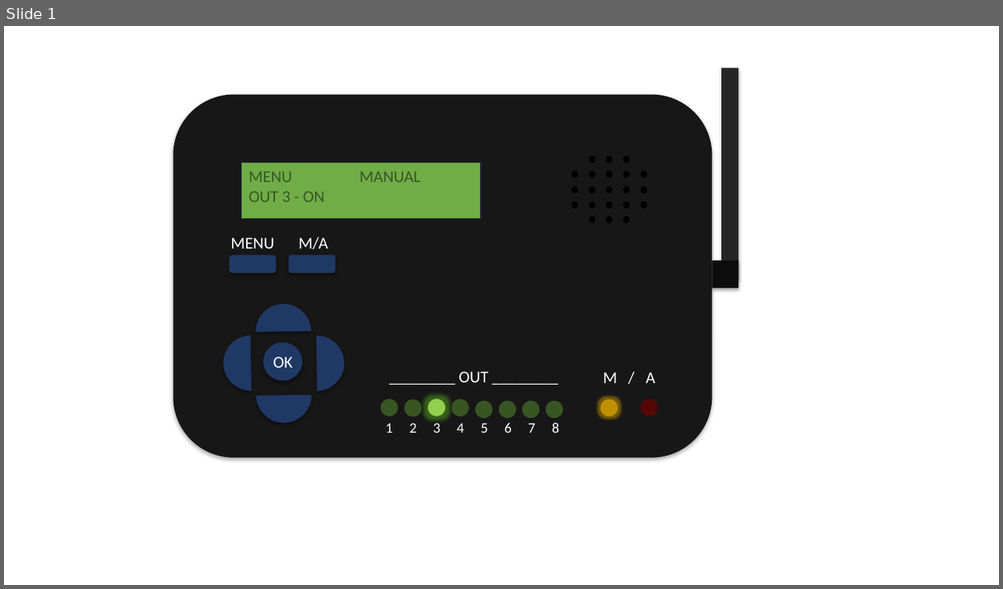
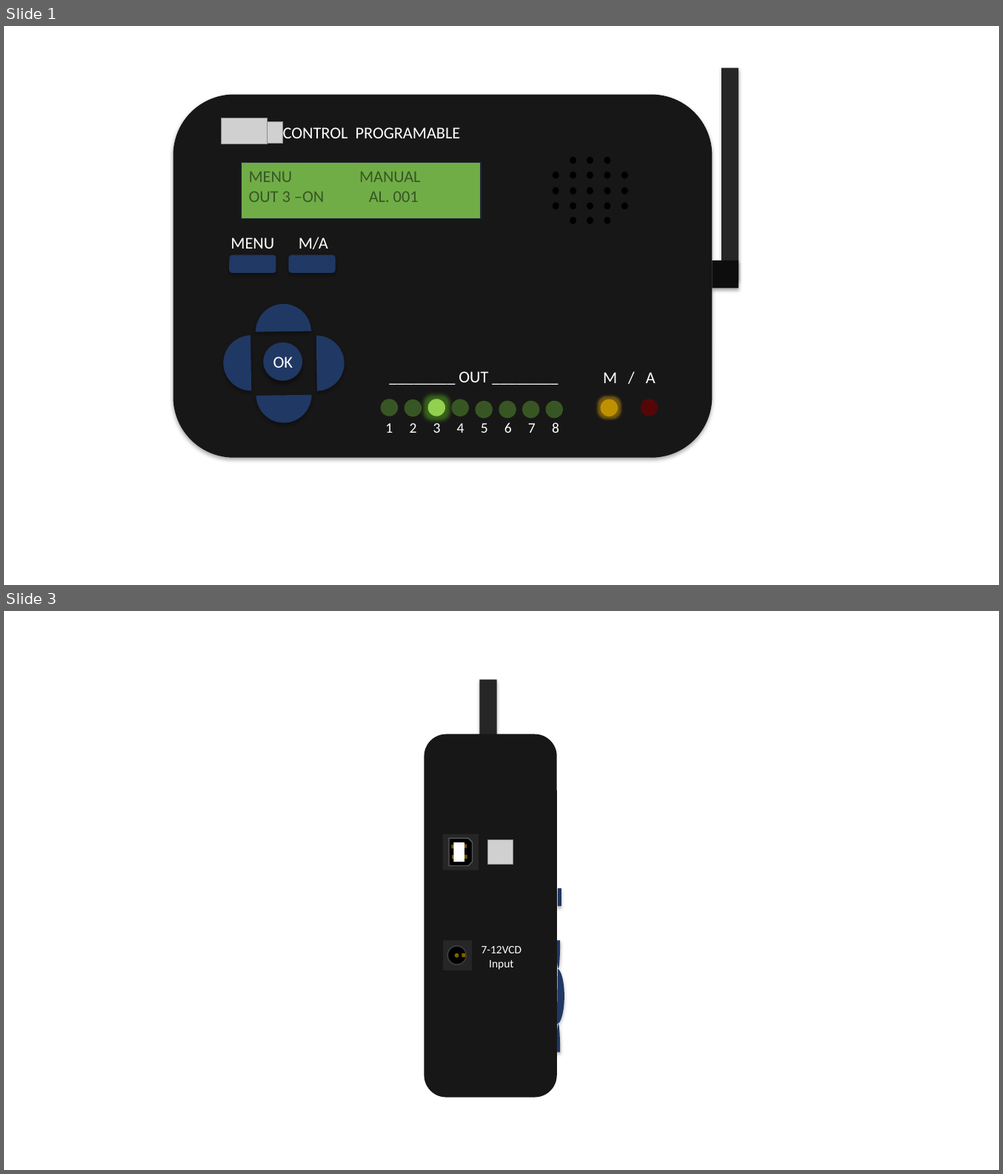
Before and after one commit to jhonalexrl/SensorActuadorInvernadero, a slide deck: CONTROL INV.pptx. Shown one above the other, each under a label of ours: slide 1 before the commit, slides 1 and 3 after it; the slides between them are not shown. The pictures are 1003x589 and 1003x1174 pixels, drawn with LibreOffice and Linux fonts; fonts in the diff are those of the drawing; grey boxes stand for pictures. Boxes give left, top, right and bottom in pixels: in the first picture for what was removed or moved away, otherwise in the second. Text is boxed around its words. In the diff, an @@ line names an element or a change of style, - is before the commit and + after.

```diff
--- a/CONTROL INV.pptx
+++ b/CONTROL INV.pptx
@@ slide 3 added at [4, 611, 999, 1170], background #FFFFFF @@
@@ rectangle added at [479, 680, 496, 891], fill #262626 @@
@@ rounded rectangle added at [424, 734, 557, 1097], fill #181717 @@
@@ rectangle added at [555, 787, 559, 863], fill #3B3838, outline #0D0D0D 1 pt @@
@@ rectangle added at [443, 834, 478, 870], fill #262626 @@
@@ snip same rect added at [449, 839, 472, 866], fill #000000, outline #595959 1 pt @@
@@ rectangle added at [451, 845, 455, 849], fill #806000 @@
@@ rectangle added at [454, 843, 464, 862], fill #FFFFFF @@
@@ rectangle added at [463, 845, 466, 849], fill #806000 @@
@@ picture added at [488, 840, 513, 865] @@
@@ rectangle added at [452, 856, 455, 860], fill #806000 @@
@@ rectangle added at [464, 855, 467, 859], fill #806000 @@
@@ rounded rectangle added at [558, 889, 561, 906], fill #203864 @@
@@ chord (boxed as its full ellipse) added at [557, 912, 560, 968], fill #203864 @@
@@ rectangle added at [443, 941, 472, 971], fill #262626 @@
@@ ellipse added at [447, 946, 466, 965], fill #262626, outline #404040 1 pt @@
@@ ellipse added at [449, 948, 465, 964], fill #000000, outline #000000 1 pt @@
@@ ellipse added at [455, 954, 459, 958], fill #806000 @@
@@ rectangle added at [461, 954, 465, 957], fill #806000 @@
@@ text added at [481, 946, 521, 970], 11 pt, text #FFFFFF @@
+7-12VCD
+Input
@@ chord (boxed as its full ellipse) added at [549, 969, 563, 1025], fill #203864 @@
@@ chord (boxed as its full ellipse) added at [557, 1024, 560, 1081], fill #203864 @@
@@ slide 1 changed as well @@
@@ picture added at [221, 118, 267, 144] @@
@@ picture added at [254, 121, 283, 143] @@
@@ text added at [283, 127, 461, 138], 16 pt, text #FFFFFF @@
+CONTROL PROGRAMABLE
@@ 21 ellipses: place and size @@
-21 ellipses at [572, 156, 646, 223]
+21 ellipses at [553, 157, 627, 224]
@@ text at [249, 191, 418, 202]: text changed @@
-OUT 3 - ON
+OUT 3 –ON AL. 001
```
Also in this commit, not shown: 1 other slide changed.
